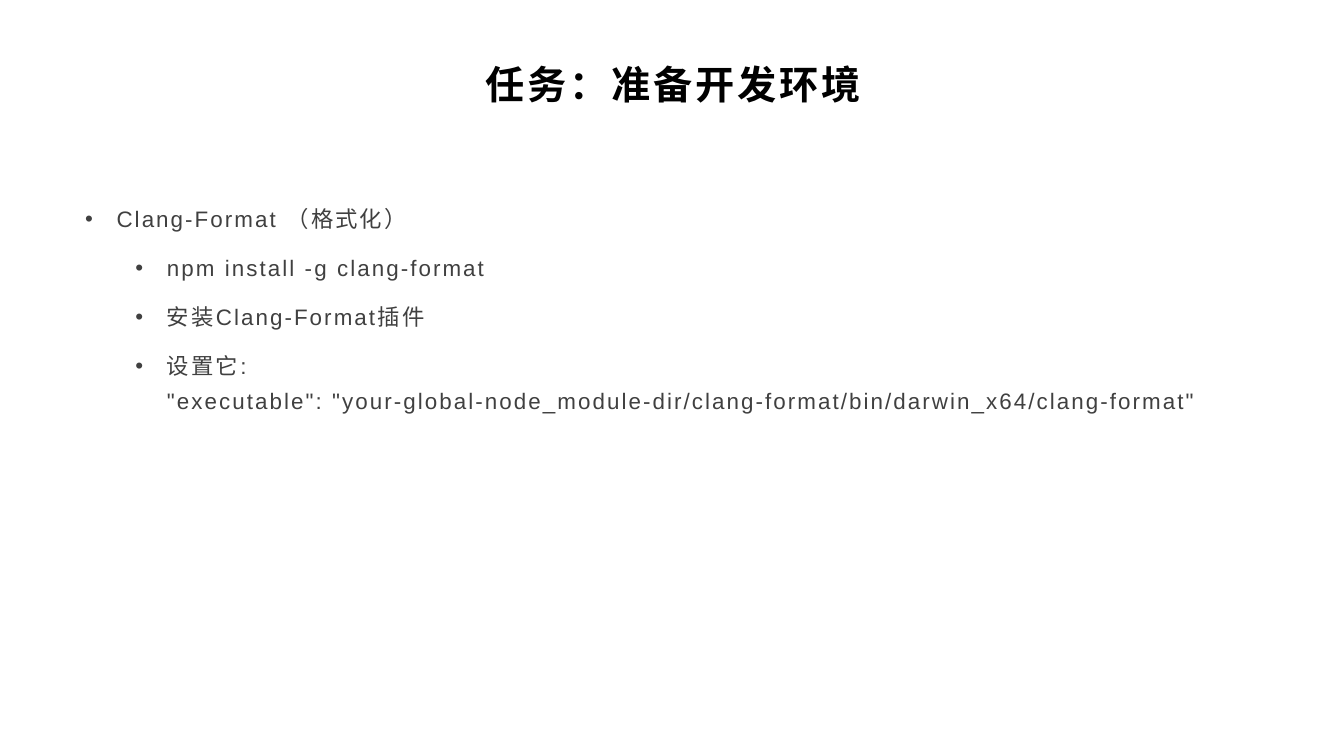
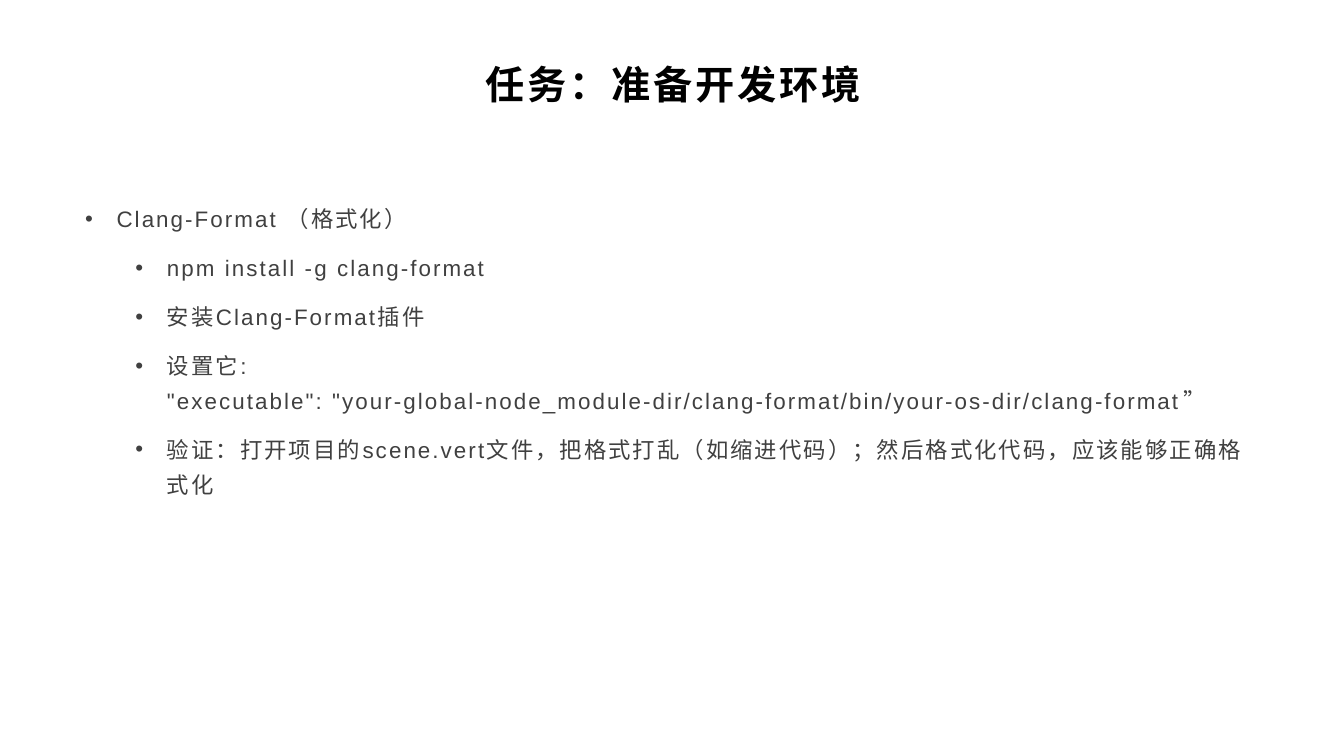
Before and after one commit to yyc-git/PotorealisticRenderEdu-3, a slide deck: slide 24 of lessons/2_triangle/ppt/WebGPU介绍和使用光栅化管线绘制一个三角形.pptx (slide 23 before the commit). Drawn at 1344x756 pixels with LibreOffice and Linux fonts; fonts in the diff are those of the drawing; background and template pictures are left out. Boxes give left, top, right and bottom in pixels: in the first picture for what was removed or moved away, otherwise in the second. Text is boxed around its words. In the diff, an @@ line names an element or a change of style, - is before the commit and + after.

```diff
--- a/lessons/2_triangle/ppt/WebGPU介绍和使用光栅化管线绘制一个三角形.pptx
+++ b/lessons/2_triangle/ppt/WebGPU介绍和使用光栅化管线绘制一个三角形.pptx
@@ text at <box>167,355,1241,495</box>: text changed @@
-  • 设置它:
-    "executable": "your-global-node_module-dir/clang-format/bin/darwin_x64/clang-format"
+  • 设置它:
+    "executable": "your-global-node_module-dir/clang-format/bin/your-os-dir/clang-format”
+  • 验证：打开项目的scene.vert文件，把格式打乱（如缩进代码）；然后格式化代码，应该能够正确格式化
```
Also in this commit, not shown: 7 other slides changed, 1 slide added, 1 other file.
